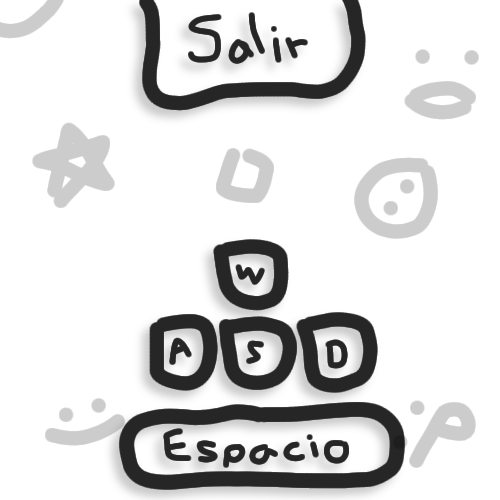
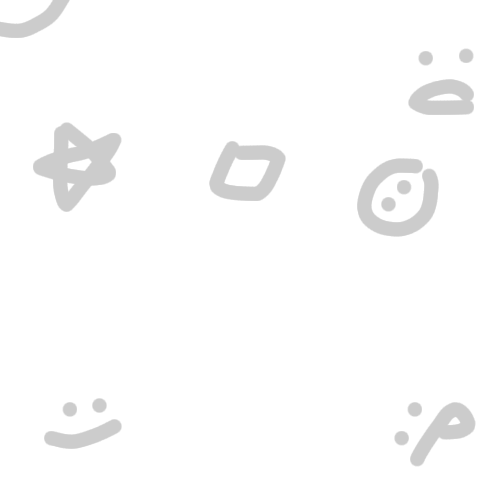
Layered file, before and after one edit (500x500). Changes by layer:
hid "espacio 2" over bbox(119, 402, 405, 490)
hid "controles 2" over bbox(149, 239, 378, 393)
hid "escenas 2" over bbox(139, 0, 366, 111)
showed "efectos 2" over bbox(0, 0, 476, 467)
hid "efectos" over bbox(0, 0, 479, 468)
